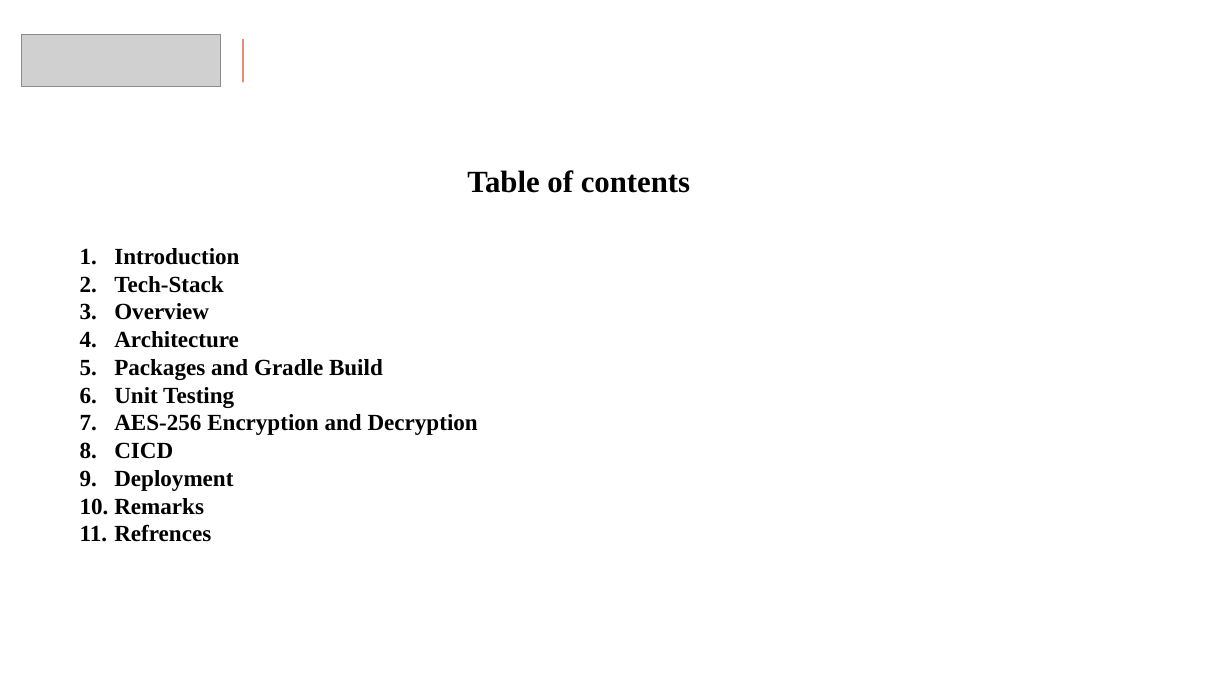
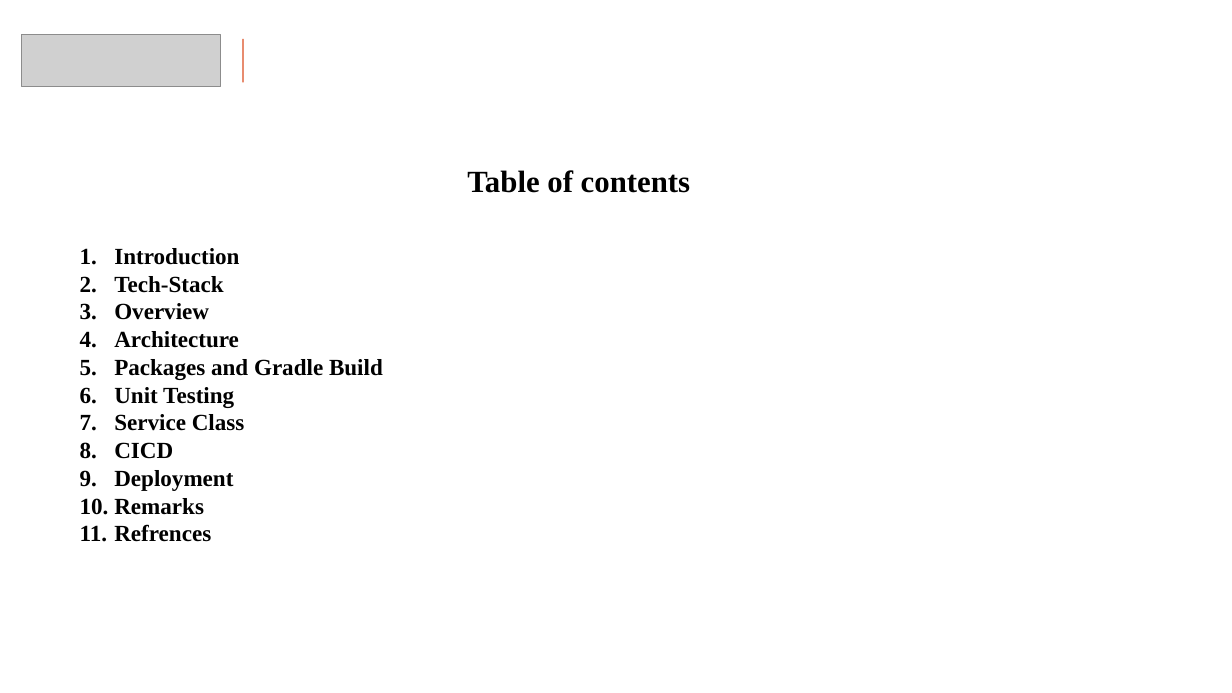
Before and after one commit to satanpotato98/HDFC-Capstone-Project, a slide deck: slide 2 of Capstone_Project.pptx. Drawn at 1232x693 pixels with LibreOffice and Linux fonts; fonts in the diff are those of the drawing; grey boxes stand for pictures; background and template pictures are left out. Boxes give left, top, right and bottom in pixels: in the first picture for what was removed or moved away, otherwise in the second. Text is boxed around its words. In the diff, an @@ line names an element or a change of style, - is before the commit and + after.

```diff
--- a/Capstone_Project.pptx
+++ b/Capstone_Project.pptx
@@ text at (x1=114, y1=414, x2=245, y2=431): text changed @@
-7. AES-256 Encryption and Decryption
+7. Service Class
```
Also in this commit, not shown: 2 other slides changed, 1 slide added, 1 slide removed, 7 other files.
